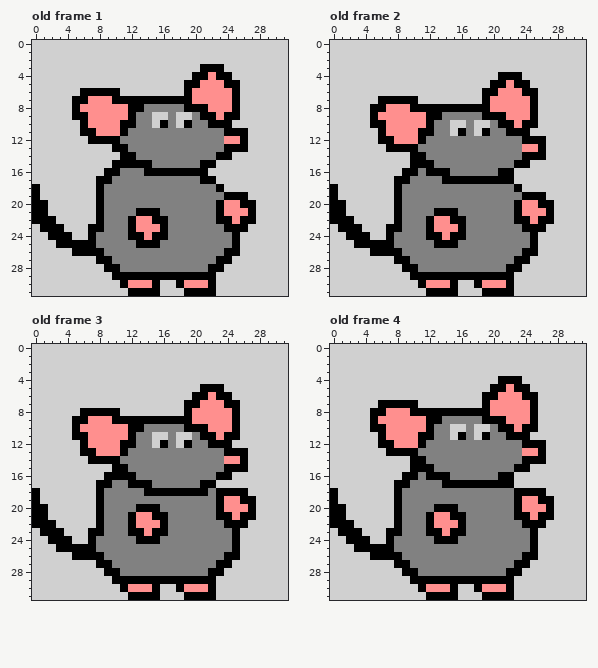
Pixel-art file: art/mouse/mouse.ase. Above: the version before the commit.
32x32 pixels, 4 frames. Shown: old frame 1, old frame 2, old frame 3, old frame 4. The commit also changed other frames, which this record leaves out.
And afterwards:
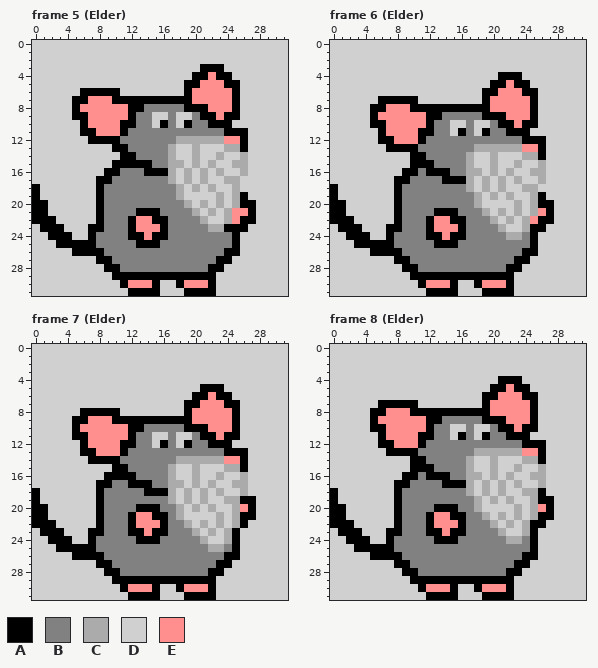
Palette (. is transparent): A #000000  B #818181  C #ababab  D #d0d0d0  E #ff8f8e
A new or re-ordered frame is compared with the old frame closest to it.
From old to new:
frames 4 -> 12
layer "Beard" added
Frame 5 (Elder) is new; against old frame 1, layer "Beard":
y 12: x 18..23 BBBBBB -> CCCCCC
y 13: x 17..25 BBBBBBBAA -> CDDCDDDCC
y 14: x 17..24 BBBBBBAA -> CDDCDDCD; x 26 D -> C
y 15: x 17..22 BBBBAA -> CCDCDC; x 25..26 DD -> CC
y 16: x 17..21 AAAAA -> CDCDC; x 23 D -> C; x 26 D -> C
y 17: x 17..22 BBBBAA -> CDCDCD; x 24..25 DD -> CC
y 18: x 18..23 BBBBBA -> CDCDCD; x 25 D -> C
y 19: x 18..25 BBBBBBAA -> CDDDDCDC
y 20: x 19..25 BBBBAEE -> CDCDCDC
y 21: x 20..24 BBBAE -> CDCDC
y 22: x 21..24 BBAA -> CDDC
y 23: x 22..23 BB -> CC
Frame 6 (Elder) is new; against old frame 2, layer "Beard":
y 13: x 18..23 BBBBBB -> CCCCCC
y 14: x 17..25 BBBBBBBAA -> CDDCDDDCC
y 15: x 17..24 BBBBBBAA -> CDDCDDCD; x 26 D -> C
y 16: x 17..22 BBBBAA -> CCDCDC; x 25..26 DD -> CC
y 17: x 17..23 AAAAAAD -> CDCDCDC; x 26 D -> C
y 18: x 17..25 BBBBBBADD -> CDCDCDDCC
y 19: x 18..25 BBBBBBAA -> CDCDCDDC
y 20: x 18..25 BBBBBAEE -> CDDDDCDC
y 21: x 19..25 BBBBAEE -> CDCDCDC
y 22: x 20..24 BBBAA -> CDCDC
y 23: x 21..24 BBBA -> CDDC
y 24: x 22..23 BB -> CC
Frame 7 (Elder) is new; against old frame 3, layer "Beard":
y 14: x 18..23 BBBBBB -> CCCCCC
y 15: x 17..25 BBBBBBBAA -> CDDCDDDCC
y 16: x 17..24 BBBBBBAA -> CDDCDDCD; x 26 D -> C
y 17: x 17..22 BBBBAA -> CCDCDC; x 25..26 DD -> CC
y 18: x 17..26 AAAAABAAAA -> CDCDCDCDDC
y 19: x 17..25 BBBBBBAEE -> CDCDCDDCC
y 20: x 18..25 BBBBBAEE -> CDCDCDDC
y 21: x 18..25 BBBBBAAE -> CDDDDCDC
y 22: x 19..25 BBBBBAA -> CDCDCDC
y 23: x 20..24 BBBBB -> CDCDC
y 24: x 21..24 BBBB -> CDDC
y 25: x 22..23 BB -> CC
Frame 8 (Elder) is new; against old frame 4, layer "Beard":
y 13: x 18..23 BBBBBB -> CCCCCC
y 14: x 17..25 BBBBBBBAA -> CDDCDDDCC
y 15: x 17..24 BBBBBBAA -> CDDCDDCD; x 26 D -> C
y 16: x 17..22 BBBBAA -> CCDCDC; x 25..26 DD -> CC
y 17: x 17..23 AAAAAAD -> CDCDCDC; x 26 D -> C
y 18: x 17..25 BBBBBBAAA -> CDCDCDDCC
y 19: x 18..25 BBBBBAEE -> CDCDCDDC
y 20: x 18..25 BBBBBAEE -> CDDDDCDC
y 21: x 19..25 BBBBAAE -> CDCDCDC
y 22: x 20..24 BBBBA -> CDCDC
y 23: x 21..24 BBBB -> CDDC
y 24: x 22..23 BB -> CC
Pixel boxes of the changes (left, top, right, bottom) in both pictures:
changed: (168, 136, 248, 232)
changed: (466, 144, 546, 240)
changed: (168, 456, 248, 552)
changed: (466, 448, 546, 544)
